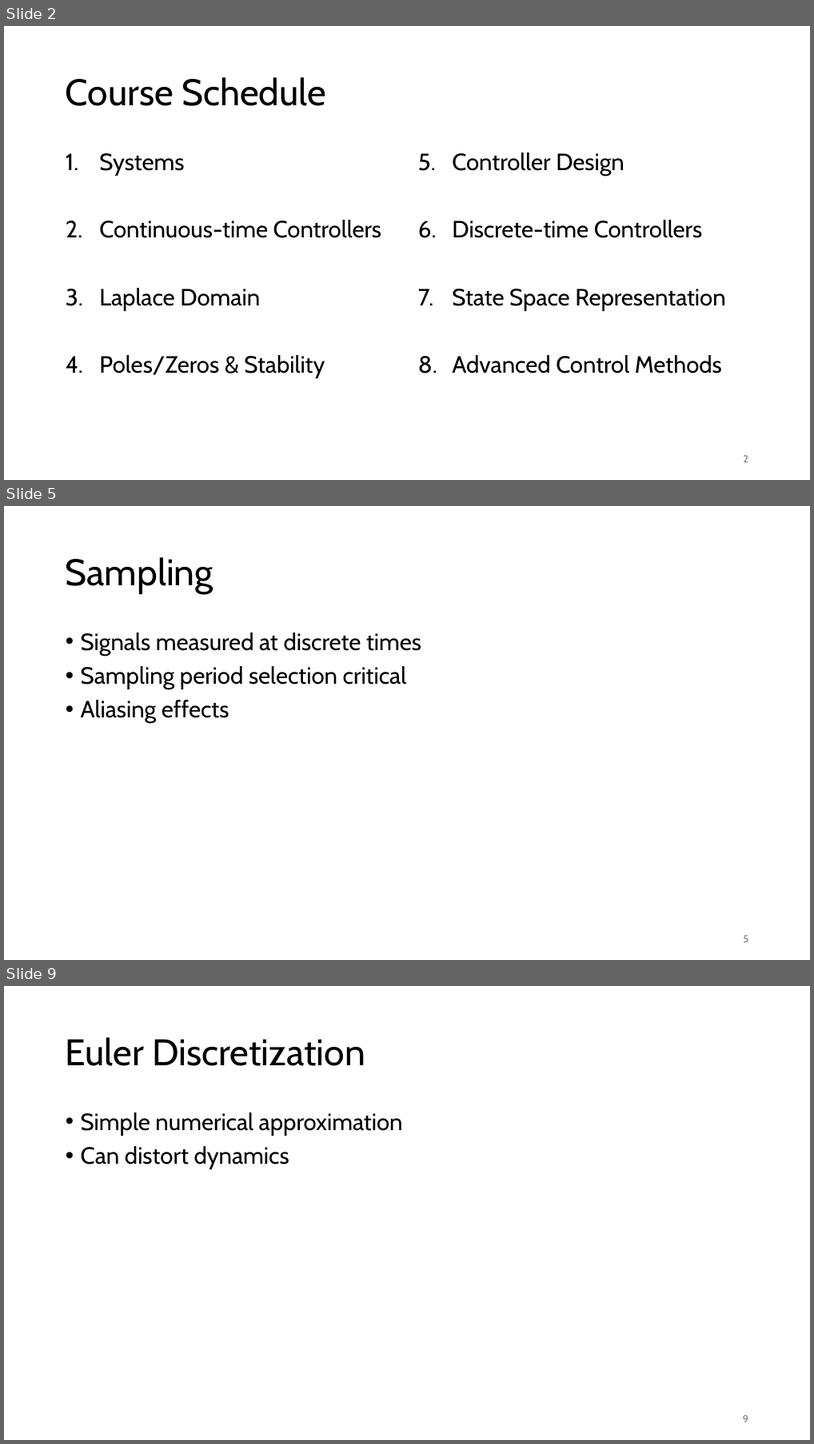
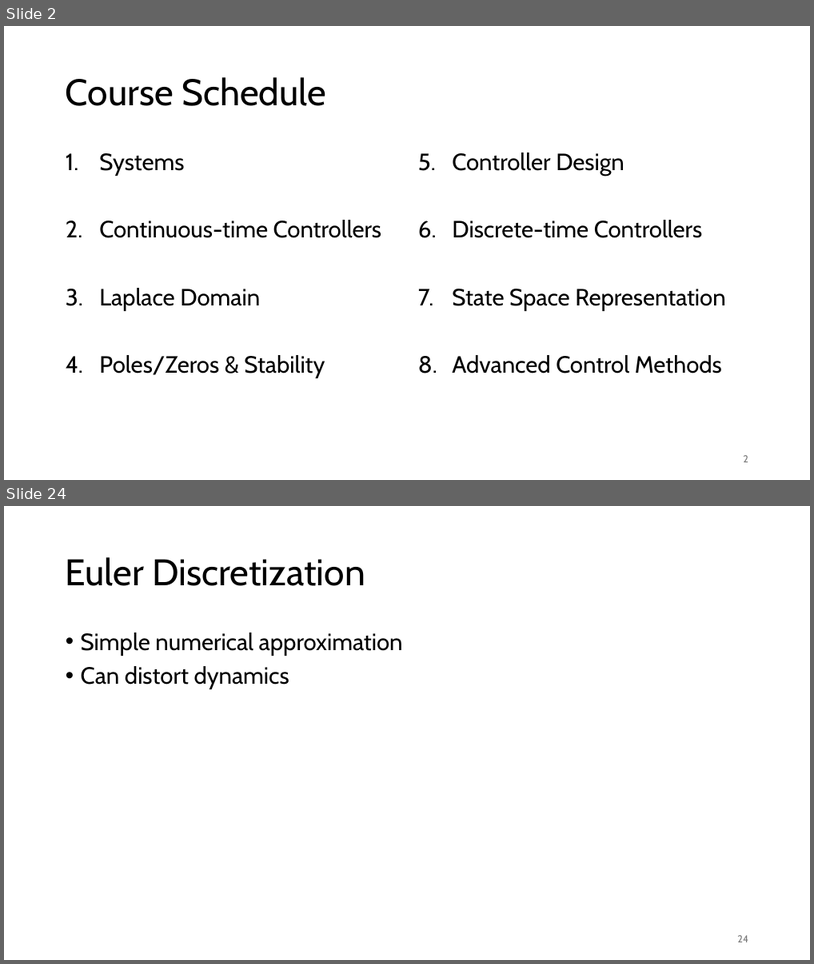
Before and after one commit to FelixWick/control_engineering, a slide deck: slides/6_discrete_controllers.pptx. Shown one above the other, each under a label of ours: slides 2, 5 and 9 before the commit, slides 2 and 24 after it; the slides between them are not shown. The pictures are 814x1444 and 814x964 pixels, drawn with LibreOffice and Linux fonts; fonts in the diff are those of the drawing. Boxes give left, top, right and bottom in pixels: in the first picture for what was removed or moved away, otherwise in the second. Text is boxed around its words. In the diff, an @@ line names an element or a change of style, - is before the commit and + after.

Commit message:
started with discrete-time systems

```diff
--- a/slides/6_discrete_controllers.pptx
+++ b/slides/6_discrete_controllers.pptx
@@ slide 5 removed at <box>4,506,810,960</box>, background #FFFFFF @@
@@ title removed at <box>66,557,214,594</box> @@
-Sampling
@@ text removed at <box>81,632,422,723</box> @@
-• Signals measured at discrete times
-• Sampling period selection critical
-• Aliasing effects
@@ page number removed at <box>743,935,749,942</box> @@
-5
@@ what was slide 9 is now slide 24 @@
@@ page number at <box>738,935,749,942</box>: text changed @@
-9
+24
```
Also in this commit, not shown: 5 slides changed, 16 slides added.
